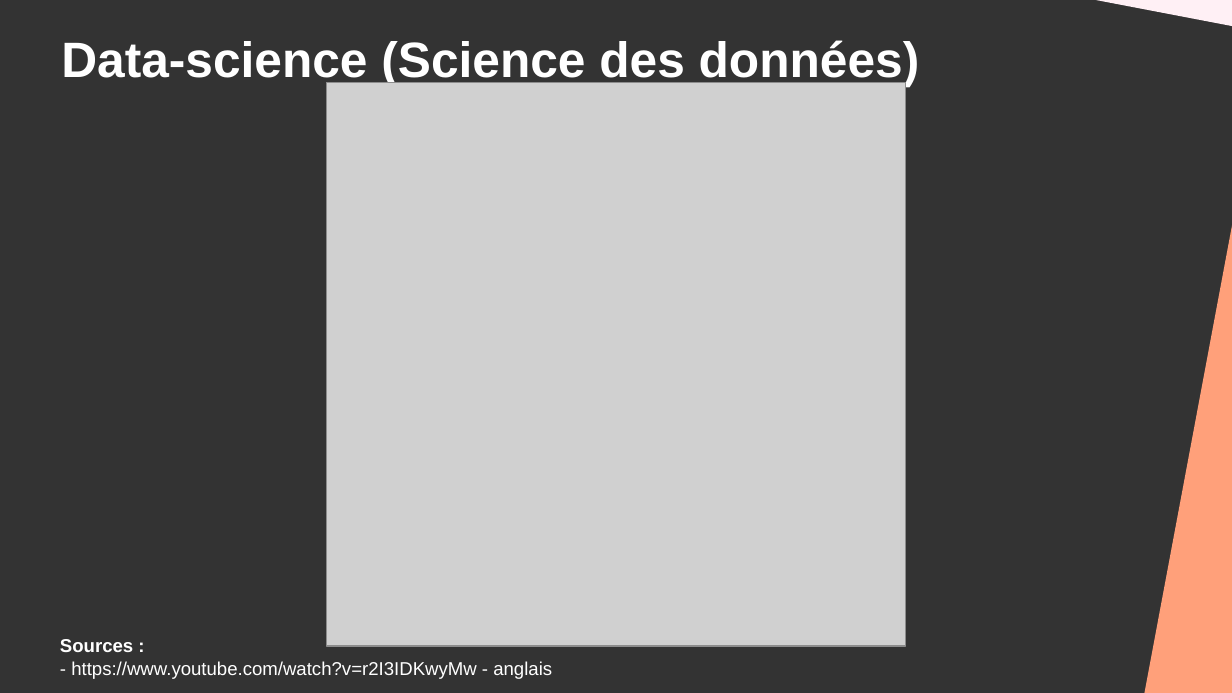
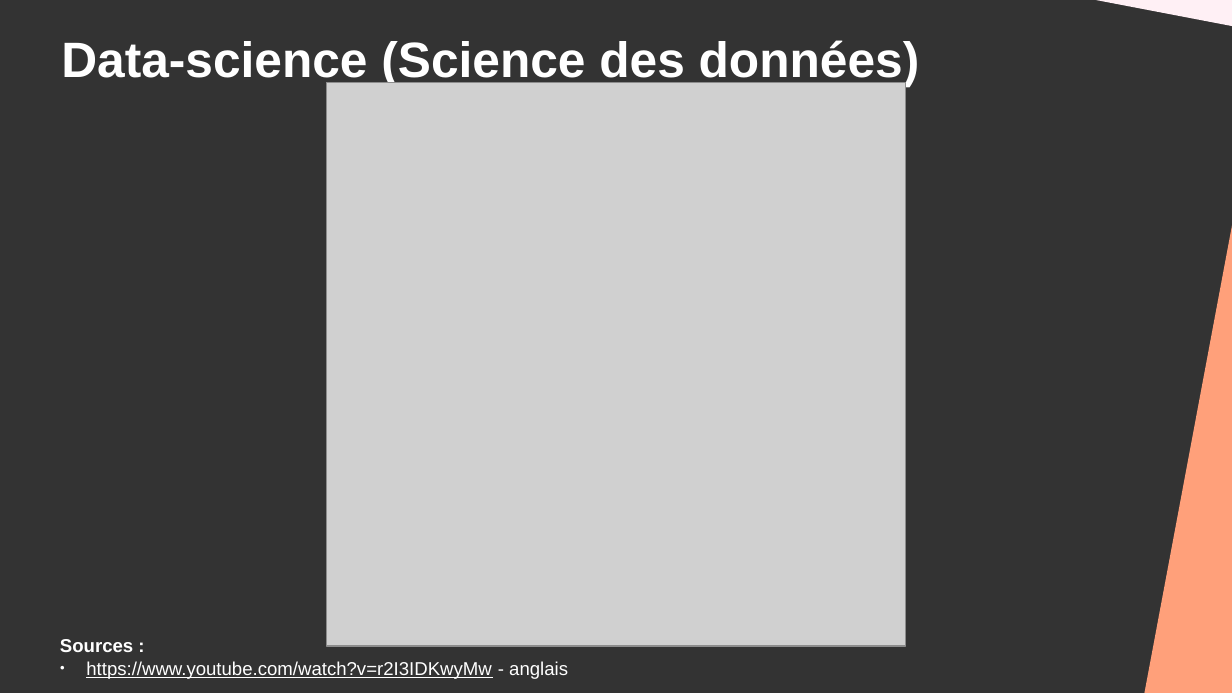
Before and after one commit to DanYellow/cours, a slide deck: slide 6 of big-data-s4/travaux-pratiques/numero-3/presentation.odp. Drawn at 1232x693 pixels with LibreOffice and Linux fonts; fonts in the diff are those of the drawing; grey boxes stand for pictures. Boxes give left, top, right and bottom in pixels: in the first picture for what was removed or moved away, otherwise in the second. Text is boxed around its words. In the diff, an @@ line names an element or a change of style, - is before the commit and + after.

```diff
--- a/big-data-s4/travaux-pratiques/numero-3/presentation.odp
+++ b/big-data-s4/travaux-pratiques/numero-3/presentation.odp
@@ text at [86,661,568,679]: text changed @@
-- https://www.youtube.com/watch?v=r2I3IDKwyMw - anglais
+● https://www.youtube.com/watch?v=r2I3IDKwyMw - anglais
```
Also in this commit, not shown: 4 other slides changed, 4 other files.
